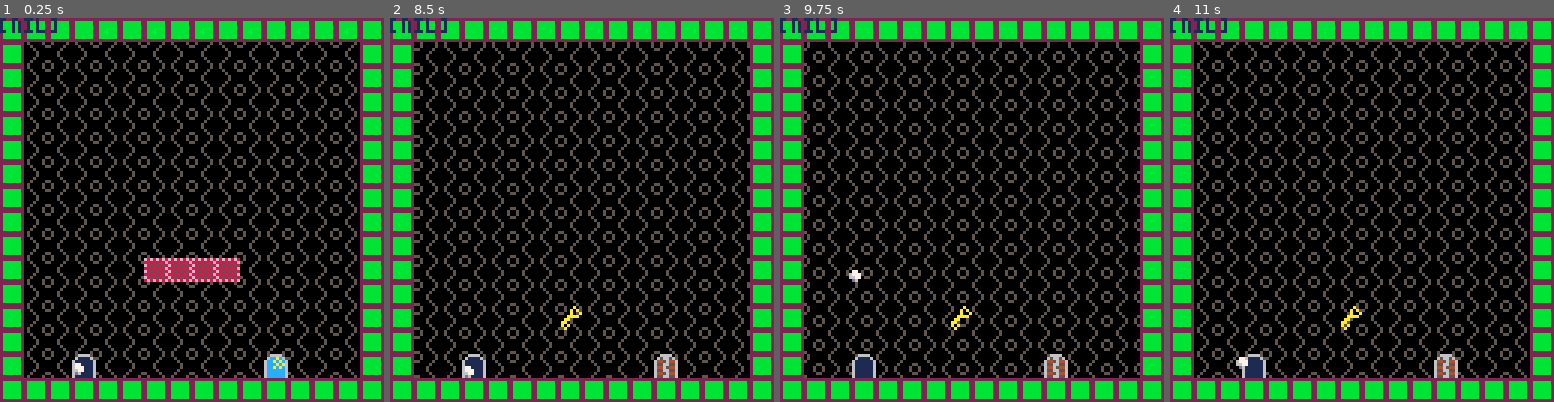
Above: before the commit, frames 1-4 (left to right).
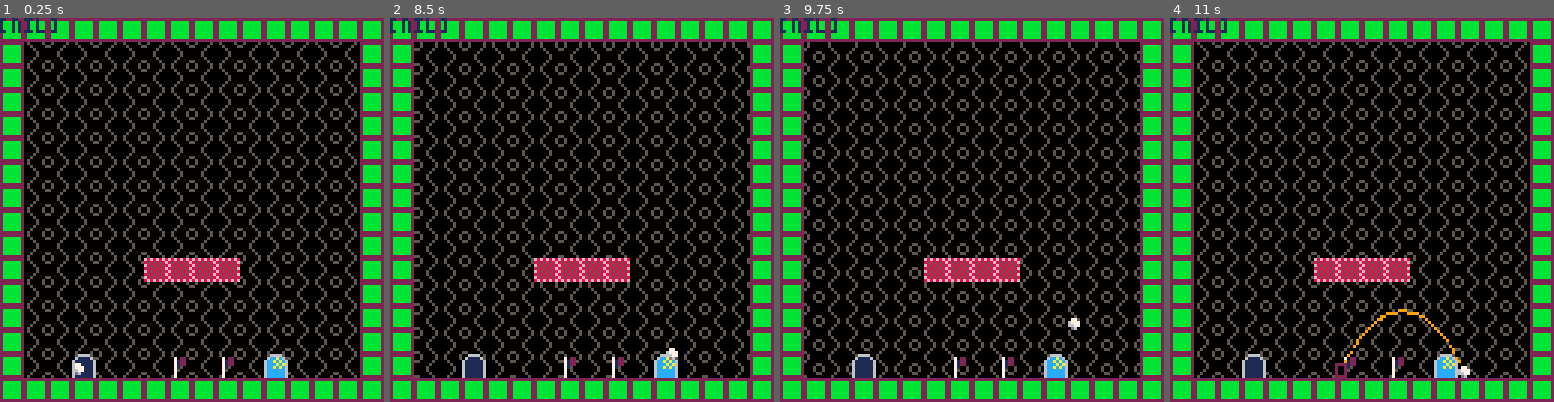
Above: after the commit, the same moments.

Repository: davidjtferguson/golf-escape
Game: PICO-8 cartridge golf_escape.p8
Two runs of this game, one before a commit and one after it. Both use one fixed random seed, a clock stepped at 60 frames per second and the inputs below.
Inputs:
- Up to frame 1 (0.25 s): no input
- Up to frame 2 (8.5 s): tap O (Z key) at 0.33, 0.7, 1.43, 2.22, 3.1, 3.98, 4.87, 5.75, 6.63, 7.52, 8.4 s; tap X (X key) at 1.07, 2.07, 2.4, 2.73, 3.07, 3.4, 3.73, 4.07, 4.4, 4.73, 5.07, 5.4, 5.73, 6.07, 6.4, 6.73, 7.07, 7.4, 7.73, 8.07, 8.4 s; hold Left 1.97-2.37 s; hold Down 2.42-2.82 s; hold Right 2.87-3.53 s; hold Up 3.58-4.08 s; hold Right 4.13-4.53 s; hold Down 4.58-5.08 s; hold Left 5.13-5.8 s; hold Up 5.85-6.18 s; hold Left 6.23-6.63 s; hold Down 6.68-7.08 s; hold Right 7.13-7.8 s; hold Up 7.85-8.35 s; hold Right from 8.4 s (still down)
- Up to frame 3 (9.75 s): tap X (X key) every 0.33 s from 8.73 to 9.73 s; release Right at 8.8 s; hold Down 8.85-9.35 s; tap O (Z key) at 9.28 s; hold Left from 9.4 s (still down)
- Up to frame 4 (11 s): release Left at 10.07 s; tap X (X key) at 10.07, 10.4, 10.73 s; hold Up 10.12-10.45 s; tap O (Z key) at 10.17 s; hold Left 10.5-10.9 s; hold Down from 10.95 s (still down)

The runs differ from the first frame. In frame 1, 0.2% of the frame differs, in the area x 45-61%, y 88-94%; in frame 2, 2.1%; in frame 3, 2.1%; in frame 4, 2.5%, in the area x 17-79%, y 62-94%.

Commit message:
don't reset spawn. add starts and ends to levels

Diff:
--- a/golf_escape.p8
+++ b/golf_escape.p8
@@ -256,16 +256,21 @@
  --checkpoint
  if allcol(av,0,0,5) then
 
+  --if new cp hit
   if xcp!=xhitblock or
      ycp!=yhitblock then
-   --new checkpoint
-
-   --reset previous cp
-   mset(xcp,ycp,6)
-  end
-
-  xcp,ycp=xhitblock,yhitblock
-  mset(xcp,ycp,7)
+
+   --clear old cp
+   -- if not spawn
+   if (not checkflagclean(xcp,ycp,1) and
+      not checkflagclean(xcp,ycp,7)) then
+    mset(xcp,ycp,6)
+   end
+
+	  --set new cp
+	  xcp,ycp=xhitblock,yhitblock
+	  mset(xcp,ycp,23)
+  end
  end
 
  --float zone
@@ -286,7 +291,8 @@
  --level markers
  if circlecollision(av,currlvl.exit) and
     (not currlvl.haskey or
-     currlvl.key.collected) then
+     currlvl.key.collected) and
+    av.colstate=="ground" then
   nextlevel()
  end
 
@@ -548,6 +554,11 @@
 function checkflag(x,y,flag)
  xhitblock,yhitblock=flr(x),flr(y)
 
+ local s=mget(x,y)
+ return fget(s,flag)
+end
+
+function checkflagclean(x,y,flag)
  local s=mget(x,y)
  return fget(s,flag)
 end
@@ -1193,21 +1204,21 @@
 
 
 __gff__
-0001414345102000400000000000000000004182a0a090000000000000000000081838286848c88898000000000000000008000000000000000000000000000001010101010101010100000000404040010101010101010101000000004040400101010101010101010000000040404001010101010101010100000000000800
+0001414345102000400000000000000000004182a0a090000000000000000000081838286848c88898000000000000000008000000000000000000000000000001010101010101010100000000404040010101010101010101000000004040400101010101010101010000000040404001010101010101010100000000000000
 0101010101010101000000000000000001010101010101010000000000000000010101010101010100000000000000000101010101010101000000000000000000000000000000000000000000000000000000000000000000000000000000000000000000000000000000000000000000000000000000000000000000000000
 __map__
 5074737566666673747466757466515201010101010101010101010101010101010101010101010101010101010101010000000000000000000000000000000000000000000000000000000000000000000000000000000000000000000000000000000000000000000000000000000000000000000000000000000000000000
 604d4f00000000000000004d4e4e4f4801000000000000000000000000000001010000000000000000000000000000010000000000000000000000000000000000000000000000000000000000000000000000000000000000000000000000000000000000000000000000000000000000000000000000000000000000000000
-575d5f00000000000000005d5e5e5f6801000000000000000000000000000001010000000000000000000000000000010000000000000000000000000000000000000000000000000000000000000000000000000000000000000000000000000000000000000000000000000000000000000000000000000000000000000000
+575d5f00000000000000005d5e5e5f6801000000160000000000000000000001010000000000000000000000000000010000000000000000000000000000000000000000000000000000000000000000000000000000000000000000000000000000000000000000000000000000000000000000000000000000000000000000
 605d5f00000000000000006d6e6e6f5801000000000000000000000000000001010000000000000000010000000000010000000000000000000000000000000000000000000000000000000000000000000000000000000000000000000000000000000000000000000000000000000000000000000000000000000000000000
 675d5f0000000000000000000000004801000001010000000000000000000001010000000000200001010000000000010000000000000000000000000000000000000000000000000000000000000000000000000000000000000000000000000000000000000000000000000000000000000000000000000000000000000000
-606d6f00000000004b4a00000000006801000000000000000020000001000001010000000000000001010000200000010000000000000000000000000000000000000000000000000000000000000000000000000000000000000000000000000000000000000000000000000000000000000000000000000000000000000000
+606d6f00000000004b4a00001300006801000000000000000020000001000001010000000000000001010000200000010000000000000000000000000000000000000000000000000000000000000000000000000000000000000000000000000000000000000000000000000000000000000000000000000000000000000000
 4700000000000000534444424571447201000000000000000000000000000001010000000101000001000000000000010000000000000000000000000000000000000000000000000000000000000000000000000000000000000000000000000000000000000000000000000000000000000000000000000000000000000000
 5700000053550000580000000000000000000000000000000000000000000001010000000000000001000000000000010000000000000000000000000000000000000000000000000000000000000000000000000000000000000000000000000000000000000000000000000000000000000000000000000000000000000000
 6000000063650000480000000000000000000000000000000000000000000001010000000000000001002000000000010000000000000000000000000000000000000000000000000000000000000000000000000000000000000000000000000000000000000000000000000000000000000000000000000000000000000000
-6000000000000000630000000000000000000000000000000101000000000001010000000000000001000000000000010000000000000000000000000000000000000000000000000000000000000000000000000000000000000000000000000000000000000000000000000000000000000000000000000000000000000000
-6700000000000000000000000000000000000000000000000000000000000001010000000020000000010001000100010000000000000000000000000000000000000000000000000000000000000000000000000000000000000000000000000000000000000000000000000000000000000000000000000000000000000000
-6000007e00000000000000200000005301000000010100000000000000200000000000000000000000000100010001010000000000000000000000000000000000000000000000000000000000000000000000000000000000000000000000000000000000000000000000000000000000000000000000000000000000000000
+6000000000000000630000000000000000000000000000000101000000000001010000000000000001140005000500010000000000000000000000000000000000000000000000000000000000000000000000000000000000000000000000000000000000000000000000000000000000000000000000000000000000000000
+6700000000000000000000000000000000000000000000000000000000000001010000000020000000010501050105010000000000000000000000000000000000000000000000000000000000000000000000000000000000000000000000000000000000000000000000000000000000000000000000000000000000000000
+6000000000000000000000200000005301000000010100000000000000200000000000000000000000000100010001010000000000000000000000000000000000000000000000000000000000000000000000000000000000000000000000000000000000000000000000000000000000000000000000000000000000000000
 6700000000000000000000000000007801000000000000000000000000000000000000000000000000000000000000010000000000000000000000000000000000000000000000000000000000000000000000000000000000000000000000000000000000000000000000000000000000000000000000000000000000000000
 6000000000000000000000000000004801000000000000000000000000000000000000000000000000000000000000010000000000000000000000000000000000000000000000000000000000000000000000000000000000000000000000000000000000000000000000000000000000000000000000000000000000000000
 670000490000000000004b000000005801000000000000000000000000000000000000000000000000000000000000010000000000000000000000000000000000000000000000000000000000000000000000000000000000000000000000000000000000000000000000000000000000000000000000000000000000000000
Not shown, changed: 30 lines of the sprite sheet (__gfx__) section of golf_escape.p8
